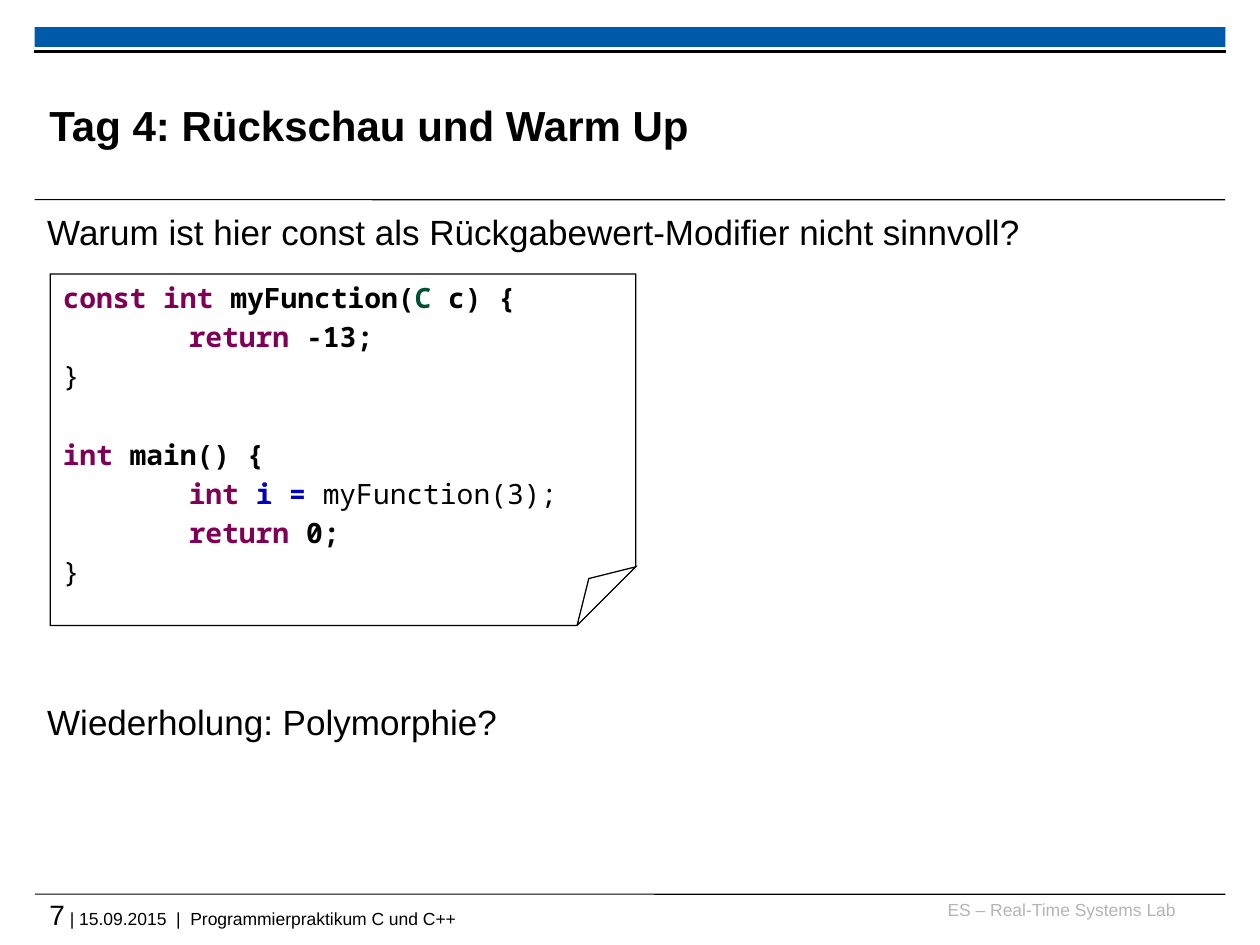
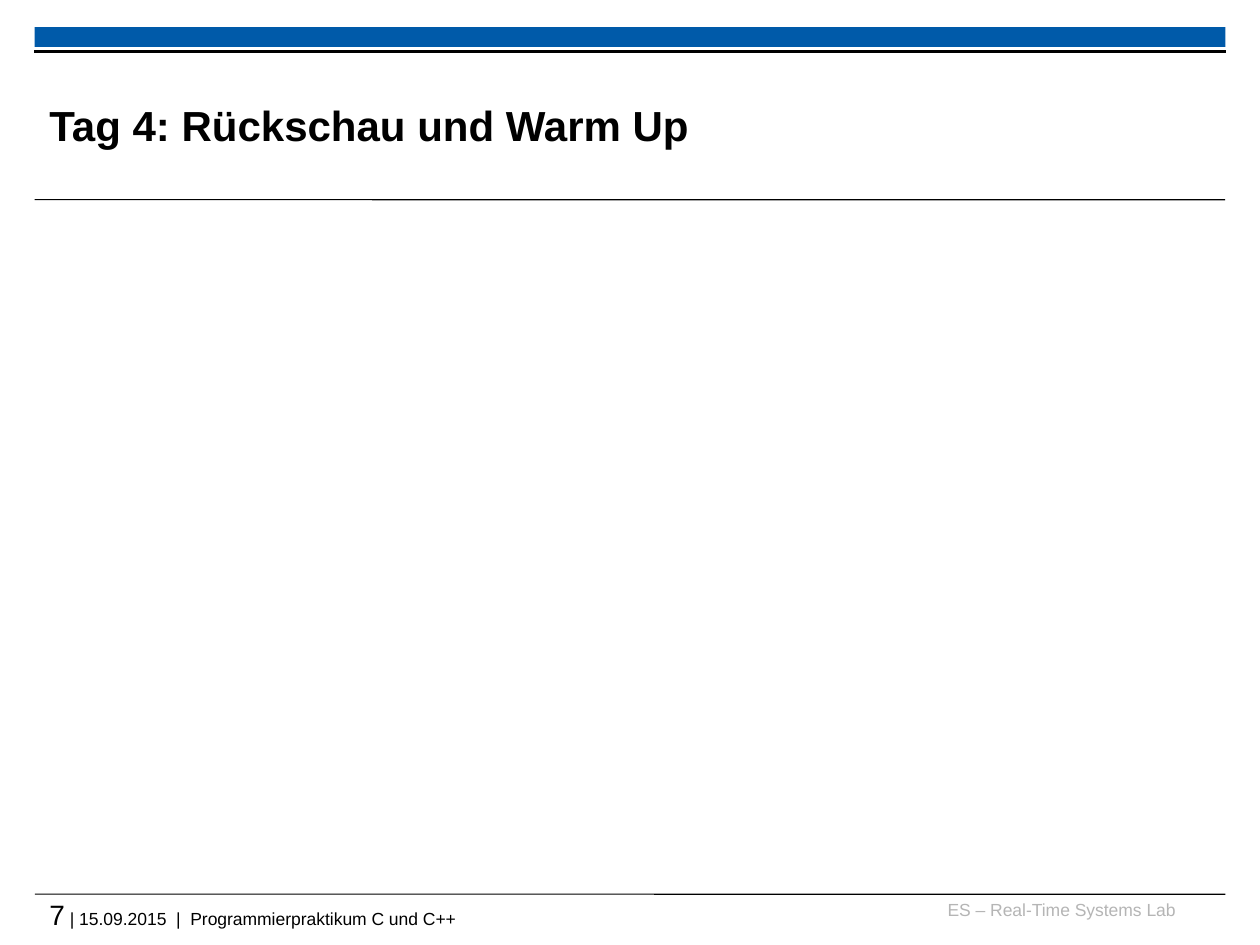
Before and after one commit to h82k/tud-cppp, a slide deck: slide 7 of 2015/week2__recap_and_warmup_slides.pptx. Drawn at 1260x945 pixels with LibreOffice and Linux fonts; fonts in the diff are those of the drawing; background and template pictures are left out. Boxes give left, top, right and bottom in pixels: in the first picture for what was removed or moved away, otherwise in the second. Text is boxed around its words. In the diff, an @@ line names an element or a change of style, - is before the commit and + after.

```diff
--- a/2015/week2__recap_and_warmup_slides.pptx
+++ b/2015/week2__recap_and_warmup_slides.pptx
@@ text removed at [47,219,1019,742] @@
-Warum ist hier const als Rückgabewert-Modifier nicht sinnvoll?
-Wiederholung: Polymorphie?
@@ folded corner removed at [50,275,636,626] @@
-const int myFunction(C c) {
-return -13;
-}
-int main() {
-int i = myFunction(3);
-return 0;
-}
```
Also in this commit, not shown: 4 other slides changed.
